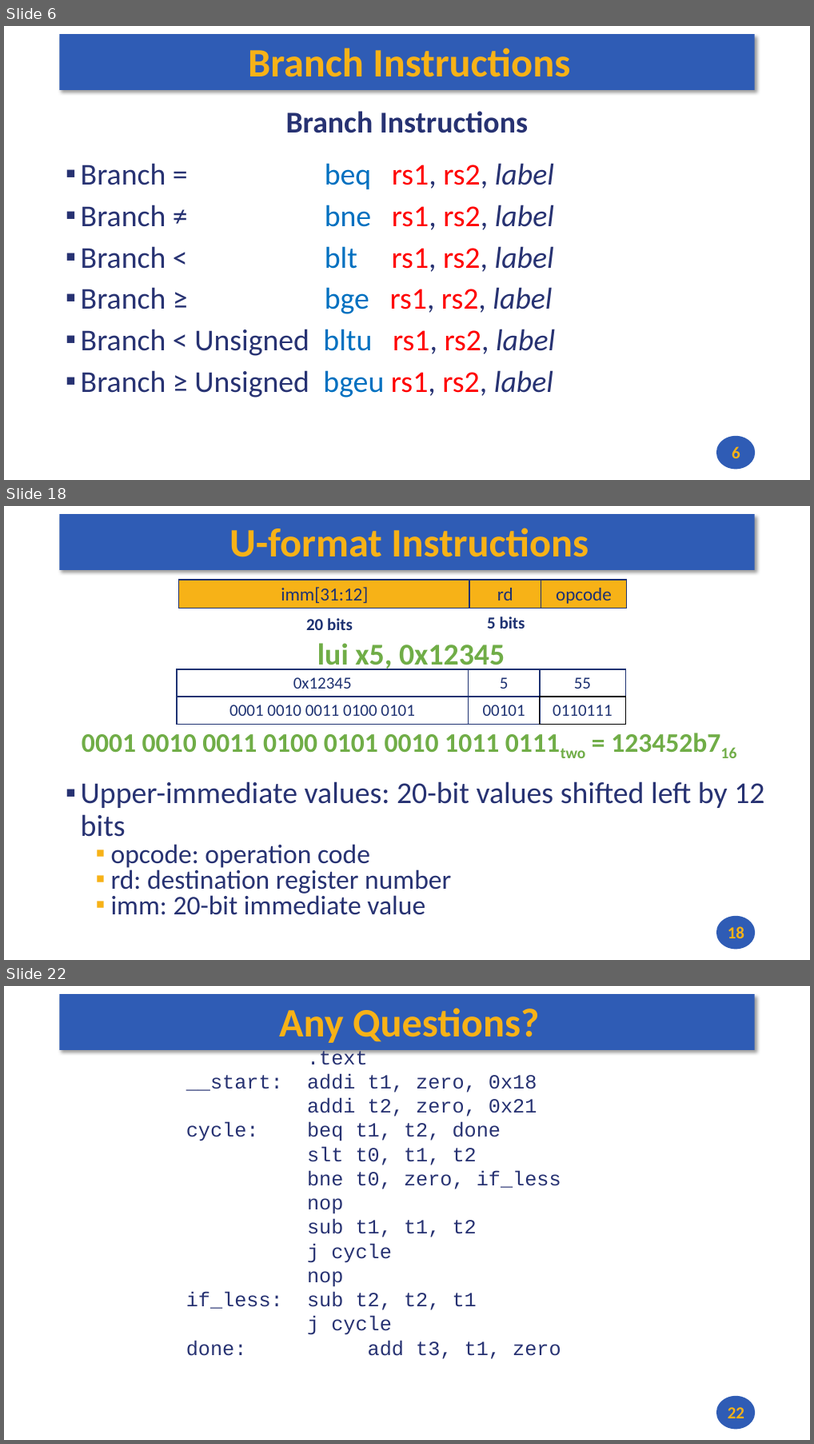
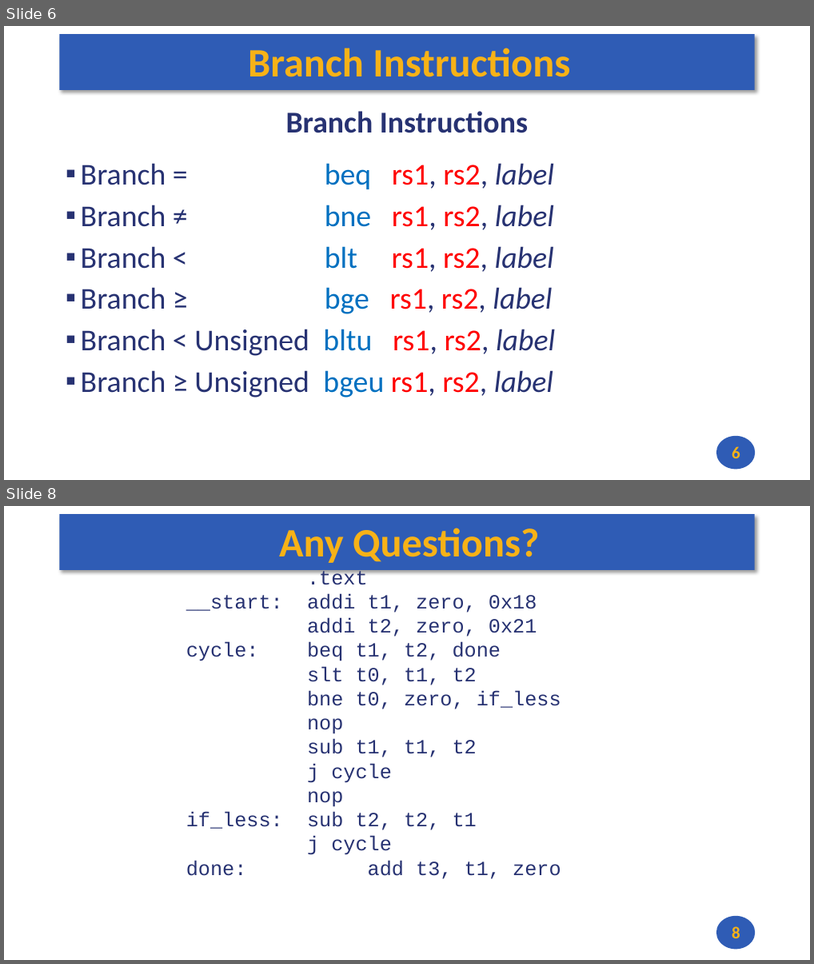
Before and after one commit to andrewt0301/hse-acos-course, a slide deck: docs/part1ca/05_MacrosBranchesArrays/CA_Lecture_05.pptx. Shown one above the other, each under a label of ours: slides 6, 18 and 22 before the commit, slides 6 and 8 after it; the slides between them are not shown. The pictures are 814x1444 and 814x964 pixels, drawn with LibreOffice and Linux fonts; fonts in the diff are those of the drawing. Boxes give left, top, right and bottom in pixels: in the first picture for what was removed or moved away, otherwise in the second. Text is boxed around its words. In the diff, an @@ line names an element or a change of style, - is before the commit and + after.

```diff
--- a/docs/part1ca/05_MacrosBranchesArrays/CA_Lecture_05.pptx
+++ b/docs/part1ca/05_MacrosBranchesArrays/CA_Lecture_05.pptx
@@ slide 18 removed at box(4, 506, 810, 960), background #FFFFFF; not listed: 2 template elements that a slide beside it also shows @@
@@ title removed at box(230, 528, 589, 557) @@
-U-format Instructions
@@ group removed at box(179, 580, 627, 630): 3 rectangles, 2 texts @@
-imm[31:12]
-rd
-opcode
-20 bits
-5 bits
@@ text removed at box(318, 643, 505, 672) @@
-lui x5, 0x12345
@@ rectangle removed at box(177, 669, 469, 696) @@
-0x12345
@@ rectangle removed at box(469, 669, 541, 696) @@
-5
@@ rectangle removed at box(540, 669, 626, 696) @@
-55
@@ rectangle removed at box(177, 696, 469, 724) @@
-0001 0010 0011 0100 0101
@@ rectangle removed at box(469, 696, 541, 724) @@
-00101
@@ rectangle removed at box(540, 696, 626, 724) @@
-0110111
@@ text removed at box(82, 734, 499, 752) @@
-0001 0010 0011 0100 0101 0010 1011 0111two = 123452b716
@@ text removed at box(81, 781, 765, 915) @@
-▪ Upper-immediate values: 20-bit values shifted left by 12 bits
-  ▪ opcode: operation code
-  ▪ rd: destination register number
-  ▪ imm: 20-bit immediate value
@@ page number removed at box(728, 926, 745, 938) @@
-18
@@ what was slide 22 is now slide 8 @@
@@ page number at box(732, 926, 741, 938): text changed @@
-22
+8
```
Also in this commit, not shown: 1 slide changed, 13 other slides removed, 1 other file.
